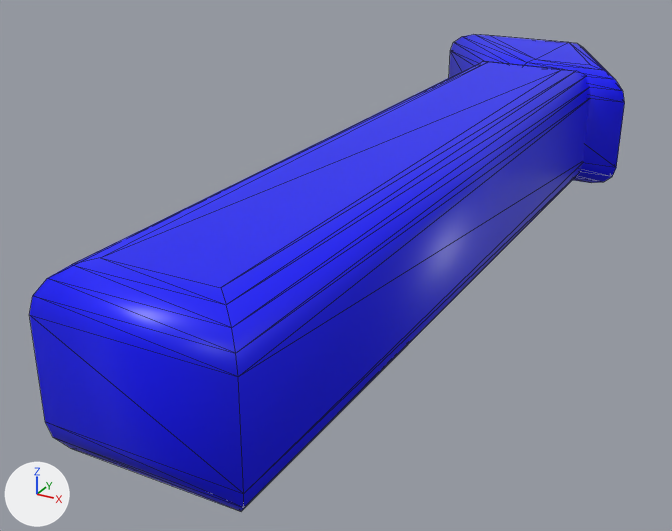
A saved change to the glTF model 3dWords/fonts/glb/204.glb.
Both versions are drawn from a 50 mm camera at (0.725, -0.605, 0.458) aimed at (0.086, 0.556, -0.122). Arrows for +X, +Y and +Z are at lower left; the lights stay in place. Mesh edges are drawn as thin lines. Vertices at the same position are counted once.

Before the edit, the objects in view are built like this:
```python
me_texto_136 = bpy.data.meshes.new('texto.136')
me_texto_136.from_pydata(...)  # 80 vertices, 152 faces; spans x -0.067..0.388, y -0.05..1.367, z -0.11..0.11
me_texto_136.materials.append(mat_material)  # blue #0000ff
ob_texto = bpy.data.objects.new('texto', me_texto_136)
ob_texto.location = (0.0, 0.0, 0.0)
```
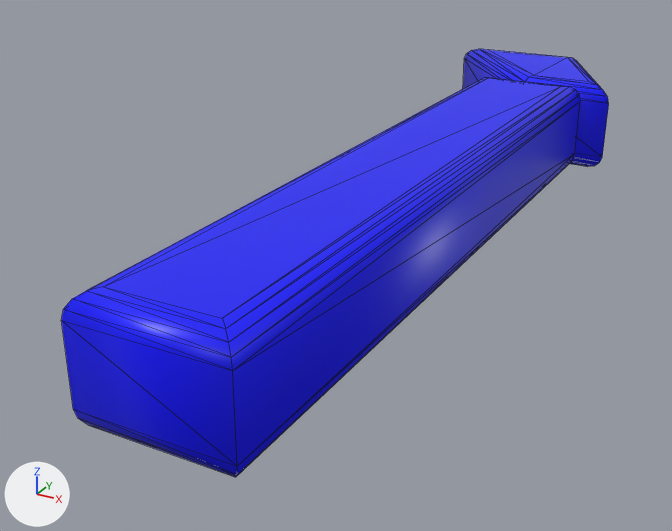
The edits, one by one:
me_texto_136 is used by ob_texto; location (0.0, 0.0, 0.0).
me_texto_136 had 80 vertices, 152 faces and spanned x -0.067..0.388, y -0.05..1.367, z -0.11..0.11.
me_texto_136 now has 80 vertices, 152 faces and spans x -0.025..0.356, y -0.03..1.347, z -0.08..0.08.
me_texto_136 part 1: the loose piece of 40 vertices spanning x -0.067..0.388, y 1.066..1.367, z -0.11..0.11 is rebuilt with 40 vertices and now spans x -0.025..0.356, y 1.086..1.347, z -0.08..0.08.
me_texto_136 part 2: the loose piece of 40 vertices spanning x 0.087..0.326, y -0.05..1.101, z -0.11..0.11 is rebuilt with 40 vertices and now spans x 0.107..0.306, y -0.03..1.081, z -0.08..0.08.

Boxes (x1, y1, x2, y2) around the edits, measured in the pictures (672 x 531 px):
'texto', reshaped (8% narrower, 10% shorter): before (29, 34, 625, 511); after (61, 49, 609, 477)
part 1 of me_texto_136, rebuilt (17% narrower, 21% shorter): before (449, 34, 625, 183); after (463, 49, 609, 167)
part 2 of me_texto_136, rebuilt (7% narrower, 11% shorter): before (29, 61, 590, 511); after (61, 78, 580, 477)
